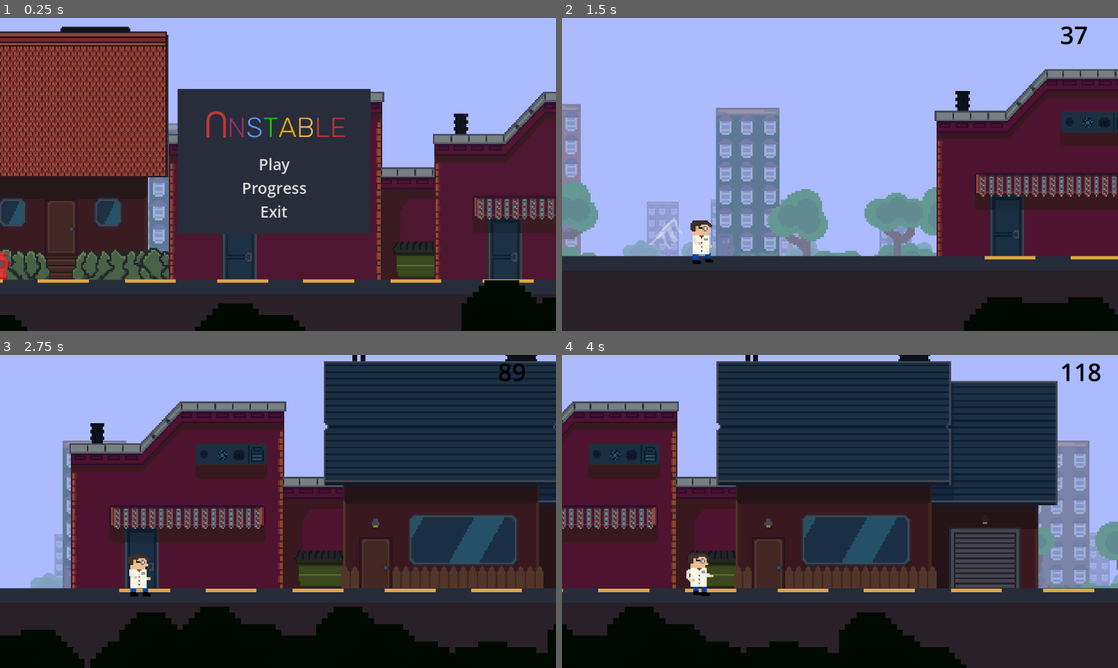
Above: before the commit, frames 1-4 (two rows, left to right).
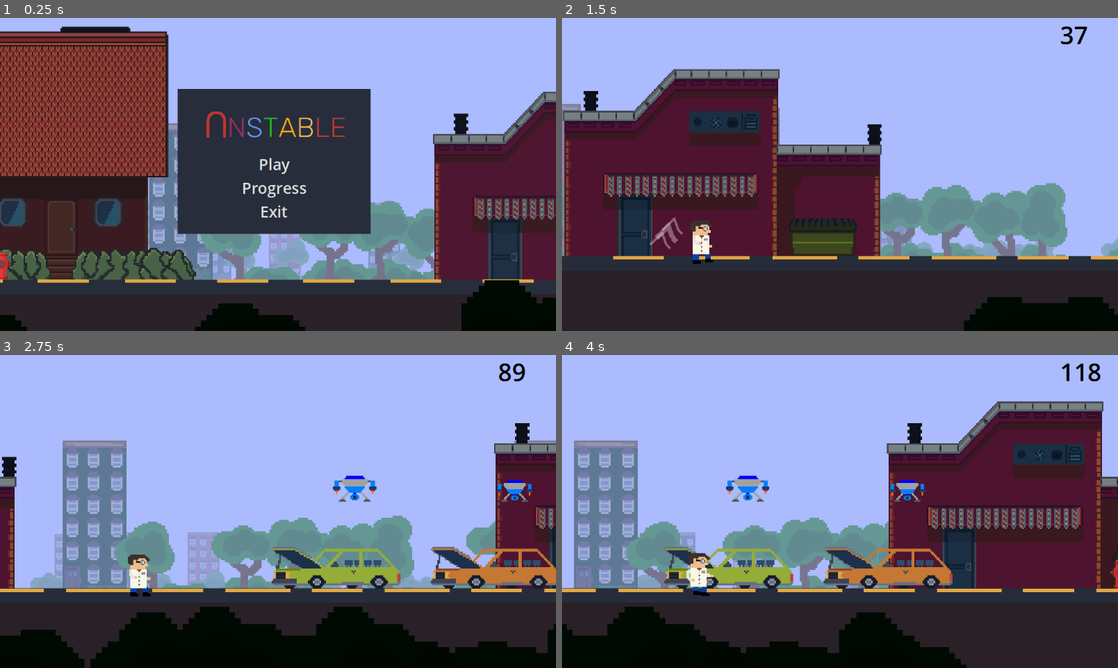
Above: after the commit, the same moments.

Repository: kir-55/Unstable
Game: Godot game, scene res://Scenes/main.tscn
The game is run twice, just before and just after one commit, with the same random seed, the same clock (stepped at 60 frames per second) and the same inputs.
Inputs (mouse positions are in pixels of both pictures, inside the frame that each line leads up to):
- Up to frame 1 (0.25 s): no input
- Up to frame 2 (1.5 s): click "Play" at 0.5 s; move the mouse to (962, 158) at 1.27 s; hold Space (up) from 1.28 s (still down); tap S (bottom) at 1.35 s; click (962, 158) at 1.42 s
- Up to frame 3 (2.75 s): release Space (up) at 2 s; drag from (166, 527) to (250, 574) at 2.02 s
- Up to frame 4 (4 s): move the mouse to (895, 442) at 2.77 s; tap A (stop) at 2.85 s; drag from (812, 574) to (673, 464) at 3.52 s

The runs differ from the first frame. In frame 1, 11% of the frame differs, in the area x 30-79%, y 23-84%; in frame 2, 46%; in frame 3, 54%; in frame 4, 62%, in the area x 0-100%, y 0-76%.

Commit message:
Fixed houses overlap

Diff:
--- a/Decorations/City/drone.tres
+++ b/Decorations/City/drone.tres
@@ -9,6 +9,7 @@
 spawn_on_center = false
 initial_chance = 100
 chance_to_spawn = 20.0
+spawn_with_gap = false
 chance_multiplyer = 1
 type = 0
 incompatible_with_types = Array[int]([0])
--- a/Decorations/City/house.tres
+++ b/Decorations/City/house.tres
@@ -9,6 +9,7 @@
 spawn_on_center = true
 initial_chance = 100
 chance_to_spawn = 40.0
+spawn_with_gap = true
 chance_multiplyer = 1
 type = 3
 incompatible_with_types = Array[int]([3])
--- a/Decorations/City/hydrant.tres
+++ b/Decorations/City/hydrant.tres
@@ -9,6 +9,7 @@
 spawn_on_center = false
 initial_chance = 100
 chance_to_spawn = 20.0
+spawn_with_gap = false
 chance_multiplyer = 1
 type = 1
 incompatible_with_types = Array[int]([1, 2])
--- a/Decorations/City/trafic_lights.tres
+++ b/Decorations/City/trafic_lights.tres
@@ -9,6 +9,7 @@
 spawn_on_center = false
 initial_chance = 100
 chance_to_spawn = 13.0
+spawn_with_gap = false
 chance_multiplyer = 1
 type = 3
 incompatible_with_types = Array[int]([3, 0, 2])
--- a/Decorations/Future/house.tres
+++ b/Decorations/Future/house.tres
@@ -9,6 +9,7 @@
 spawn_on_center = true
 initial_chance = 100
 chance_to_spawn = 80.0
+spawn_with_gap = false
 chance_multiplyer = 1
 type = 3
 incompatible_with_types = Array[int]([])
--- a/Decorations/Future/ufo.tres
+++ b/Decorations/Future/ufo.tres
@@ -9,6 +9,7 @@
 spawn_on_center = false
 initial_chance = 100
 chance_to_spawn = 40.0
+spawn_with_gap = false
 chance_multiplyer = 1
 type = 0
 incompatible_with_types = Array[int]([])
--- a/Scenes/Locations/city.tscn
+++ b/Scenes/Locations/city.tscn
@@ -140,7 +140,6 @@
 floor_collider = NodePath("GrassLine/StaticBody2D")
 rs = NodePath("../RandomSystem")
 sloper = NodePath("Sloper")
-line_section_length = 500
 section_y_change_amplitude = 0
 player = NodePath("../Player")
 
